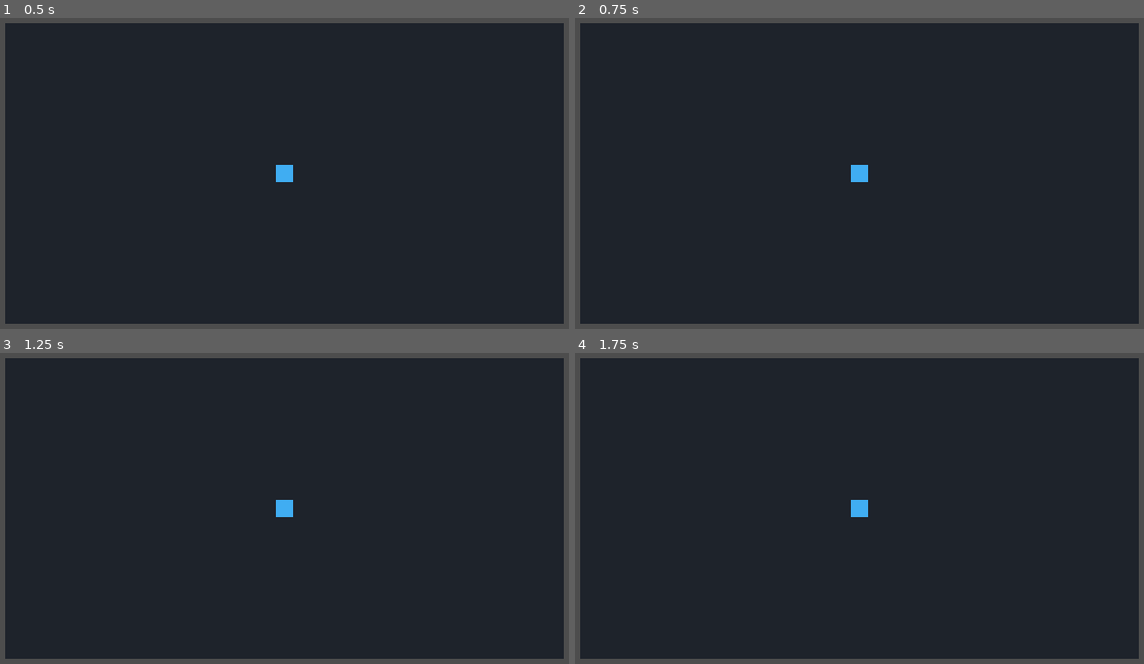
Above: before the commit, frames 1-4 (two rows, left to right).
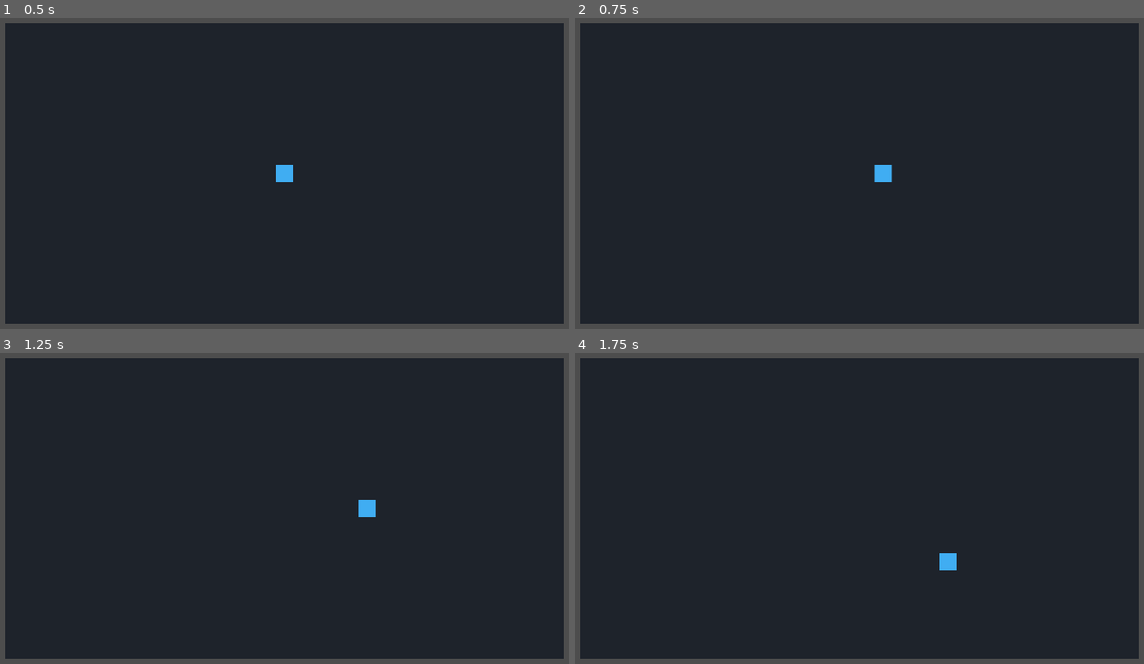
Above: after the commit, the same moments.

Repository: jeongiryang/3am-computer-science-mystery-room
Game: Godot game, scene res://scenes/main/Main.tscn
The game is run twice, just before and just after one commit, with the same random seed, the same clock (stepped at 60 frames per second) and the same inputs.
Inputs:
- Up to frame 1 (0.5 s): no input
- Up to frame 2 (0.75 s): tap Enter at 0.5 s; hold D (move_right, bound only after the commit) from 0.53 s (still down)
- Up to frame 3 (1.25 s): keep holding D (move_right, bound only after the commit)
- Up to frame 4 (1.75 s): release D (move_right, bound only after the commit) at 1.28 s; hold S (move_down, bound only after the commit) from 1.28 s (still down)

Frame 1 is identical in both runs. In frame 2, 0.3% of the frame differs, in the area x 48-56%, y 47-53%; in frame 3, 0.3%; in frame 4, 0.3%.

Commit message:
feat: 플레이어 기본 이동 구현

Diff:
--- a/project.godot
+++ b/project.godot
@@ -18,3 +18,22 @@
 
 window/size/viewport_width=1280
 window/size/viewport_height=720
+
+[input]
+
+move_up={
+"deadzone": 0.5,
+"events": [Object(InputEventKey,"resource_local_to_scene":false,"resource_name":"","device":-1,"window_id":0,"alt_pressed":false,"shift_pressed":false,"ctrl_pressed":false,"meta_pressed":false,"pressed":false,"keycode":87,"physical_keycode":0,"key_label":0,"unicode":0,"location":0,"echo":false,"script":null), Object(InputEventKey,"resource_local_to_scene":false,"resource_name":"","device":-1,"window_id":0,"alt_pressed":false,"shift_pressed":false,"ctrl_pressed":false,"meta_pressed":false,"pressed":false,"keycode":4194320,"physical_keycode":0,"key_label":0,"unicode":0,"location":0,"echo":false,"script":null)]
+}
+move_down={
+"deadzone": 0.5,
+"events": [Object(InputEventKey,"resource_local_to_scene":false,"resource_name":"","device":-1,"window_id":0,"alt_pressed":false,"shift_pressed":false,"ctrl_pressed":false,"meta_pressed":false,"pressed":false,"keycode":83,"physical_keycode":0,"key_label":0,"unicode":0,"location":0,"echo":false,"script":null), Object(InputEventKey,"resource_local_to_scene":false,"resource_name":"","device":-1,"window_id":0,"alt_pressed":false,"shift_pressed":false,"ctrl_pressed":false,"meta_pressed":false,"pressed":false,"keycode":4194322,"physical_keycode":0,"key_label":0,"unicode":0,"location":0,"echo":false,"script":null)]
+}
+move_left={
+"deadzone": 0.5,
+"events": [Object(InputEventKey,"resource_local_to_scene":false,"resource_name":"","device":-1,"window_id":0,"alt_pressed":false,"shift_pressed":false,"ctrl_pressed":false,"meta_pressed":false,"pressed":false,"keycode":65,"physical_keycode":0,"key_label":0,"unicode":0,"location":0,"echo":false,"script":null), Object(InputEventKey,"resource_local_to_scene":false,"resource_name":"","device":-1,"window_id":0,"alt_pressed":false,"shift_pressed":false,"ctrl_pressed":false,"meta_pressed":false,"pressed":false,"keycode":4194319,"physical_keycode":0,"key_label":0,"unicode":0,"location":0,"echo":false,"script":null)]
+}
+move_right={
+"deadzone": 0.5,
+"events": [Object(InputEventKey,"resource_local_to_scene":false,"resource_name":"","device":-1,"window_id":0,"alt_pressed":false,"shift_pressed":false,"ctrl_pressed":false,"meta_pressed":false,"pressed":false,"keycode":68,"physical_keycode":0,"key_label":0,"unicode":0,"location":0,"echo":false,"script":null), Object(InputEventKey,"resource_local_to_scene":false,"resource_name":"","device":-1,"window_id":0,"alt_pressed":false,"shift_pressed":false,"ctrl_pressed":false,"meta_pressed":false,"pressed":false,"keycode":4194321,"physical_keycode":0,"key_label":0,"unicode":0,"location":0,"echo":false,"script":null)]
+}
--- a/scenes/player/Player.tscn
+++ b/scenes/player/Player.tscn
@@ -1,9 +1,12 @@
-[gd_scene load_steps=2 format=3]
+[gd_scene load_steps=3 format=3]
+
+[ext_resource type="Script" path="res://scripts/player/Player.gd" id="1_player_script"]
 
 [sub_resource type="RectangleShape2D" id="RectangleShape2D_player"]
 size = Vector2(32, 32)
 
 [node name="Player" type="CharacterBody2D"]
+script = ExtResource("1_player_script")
 
 [node name="BodyColor" type="ColorRect" parent="."]
 offset_left = -16.0
--- /dev/null
+++ b/scripts/player/Player.gd
@@ -0,0 +1,8 @@
+extends CharacterBody2D
+
+@export var move_speed: float = 220.0
+
+func _physics_process(_delta: float) -> void:
+	var input_direction := Input.get_vector("move_left", "move_right", "move_up", "move_down")
+	velocity = input_direction * move_speed
+	move_and_slide()
